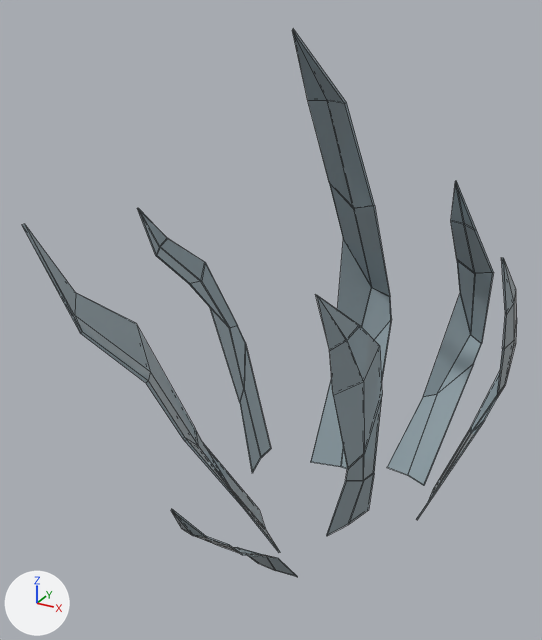
One commit to the FBX model Assets/Art/Models/Vegetables/Chard/Dry/Chard_Dry_1.fbx: the scene before it, then after it.
The view is the same before and after, from a 50 mm camera at (0.0216, -0.0421, 0.0357) aimed at (0.0007, -0.0042, 0.0167). The axes (+X, +Y, +Z) are drawn at lower left. The lights are the same throughout. Mesh edges are drawn as thin lines. Where no turn or scale is listed for an object, it has been applied to the vertices.

In view in the first picture: '1_Dry_Chard'.
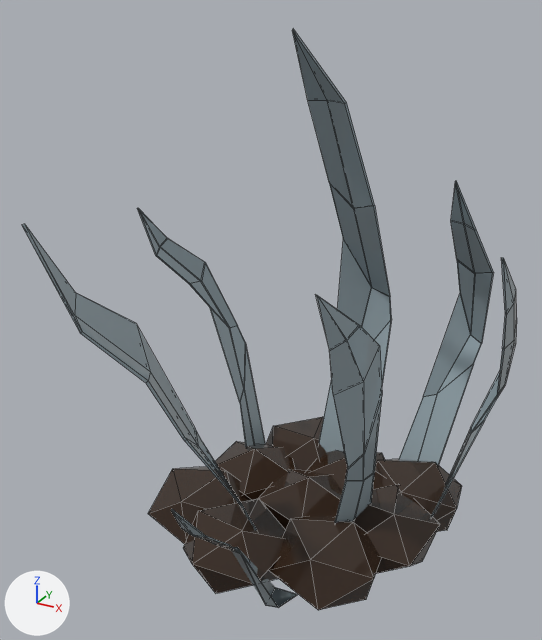
The newer file is also rescaled (x2.174), turned or shifted as a whole; pictures and numbers use the older file's frame.

Pixel boxes (x1, y1, x2, y2) of what changed, in the pictures (542 x 640 px; the box of a moved part takes in the faces that stretch with it):
'1_Dry_Chard', reshaped (6% taller): before (22, 29, 517, 577); after (22, 29, 517, 610)
part 1 of me_plane_048, added (brown): after (270, 516, 381, 610)
part 2 of me_plane_048, added: after (148, 466, 248, 544)
part 3 of me_plane_048, added: after (266, 417, 327, 470)
part 4 of me_plane_048, added: after (376, 459, 462, 532)
part 5 of me_plane_048, added: after (308, 450, 385, 491)
part 6 of me_plane_048, added: after (353, 485, 440, 573)
part 7 of me_plane_048, added: after (215, 441, 295, 500)
part 8 of me_plane_048, added: after (259, 469, 342, 530)
part 9 of me_plane_048, added: after (183, 498, 286, 593)
part 10 of me_plane_048, moved or reshaped: before (205, 320, 485, 577); after (215, 320, 485, 608)
part 11 of me_plane_048, moved or reshaped: before (327, 474, 374, 536); after (335, 474, 374, 523)

What changed in the scene script:
```text
Change me_plane_048:
    used by ob_1_dry_chard; location = (0.0, 0.0, 0.0)
    verts and faces of me_plane_048; kept vertices keep their numbers, new ones are numbered from 224
    before: 141 (0.0041, -0.002, -0.0004) at pixel (326, 535), 142 (0.0058, 0.0016, 0.0) at pixel (367, 510), 143 (0.0051, -0.0004, -0.0001) at pixel (347, 523), 157 (0.0042, -0.0021, -0.0004) at pixel (326, 536), 158 (0.0059, 0.0016, 0.0) at pixel (368, 510)
    before: 159 (0.0052, -0.0005, -0.0001) at pixel (348, 524)
    remove me_plane_048.from_pydata(...)  # 224 vertices, 224 faces; spans x -0.0098..0.0149, y -0.0191..0.0111, z -0.001..0.0338
    add me_plane_048.from_pydata(...)  # 332 vertices, 404 faces; spans x -0.0098..0.0149, y -0.0191..0.0111, z -0.0035..0.0338
    me_plane_048 part 1: a new loose piece, an icosphere of 20 faces spanning x 0.0012..0.009, y -0.0079..0.0001, z -0.0033..0.0019, in mat_base_color (picture img_paleta_png)
    me_plane_048 part 2: a new loose piece, an icosphere of 20 faces spanning x -0.0097..-0.002, y -0.007..0.0011, z -0.0033..0.0019, in mat_base_color (picture img_paleta_png)
    me_plane_048 part 3: a new loose piece, an icosphere of 20 faces spanning x -0.0058..0.0019, y 0.0031..0.011, z -0.0033..0.0019, in mat_base_color (picture img_paleta_png)
    me_plane_048 part 4: a new loose piece, an icosphere of 20 faces spanning x 0.004..0.0117, y 0.0019..0.0099, z -0.0033..0.0019, in mat_base_color (picture img_paleta_png)
    me_plane_048 part 5: a new loose piece, an icosphere of 20 faces spanning x -0.0008..0.0069, y 0.001..0.0084, z -0.0035..0.0022, in mat_base_color (picture img_paleta_png)
    me_plane_048 part 6: a new loose piece, an icosphere of 20 faces spanning x 0.0034..0.0111, y -0.003..0.0049, z -0.0033..0.0019, in mat_base_color (picture img_paleta_png)
    me_plane_048 part 7: a new loose piece, an icosphere of 20 faces spanning x -0.0079..-0.0002, y -0.0018..0.0055, z -0.0035..0.0022, in mat_base_color (picture img_paleta_png)
    me_plane_048 part 8: a new loose piece, an icosphere of 20 faces spanning x -0.0024..0.0053, y -0.0033..0.0041, z -0.0035..0.0022, in mat_base_color (picture img_paleta_png)
    me_plane_048 part 9: a new loose piece, an icosphere of 20 faces spanning x -0.005..0.0027, y -0.0097..-0.0017, z -0.0033..0.0019, in mat_base_color (picture img_paleta_png)
    me_plane_048 part 10
    8 vertices in x 0.0071..0.0097, y 0.0039..0.0068, z 0.0004 move by (0.0, 0.0, -0.0029)
    6 vertices in x -0.0046..-0.0006, y 0.0036..0.0053, z 0.0001 move by (0.0, 0.0, -0.0026)
    4 vertices in x 0.0042..0.0095, y 0.002..0.0053, z 0.0002 move by (0.0, 0.0, -0.0027)
    4 vertices in x 0.0019..0.0052, y 0.0054..0.0072, z 0.0003 move by (0.0, 0.0, -0.0028)
    4 vertices in x 0.0023..0.004, y -0.0065..-0.0063, z -0.0009 move by (0.0, 0.0, -0.0016)
    14 vertices move from x -0.0042..0.0034, y -0.0082..0.0017, z -0.001..0.0018 to x -0.0042..0.0034, y -0.0082..0.0017, z -0.0025
    me_plane_048 part 11
    add verts[141] = (0.0041, -0.002, -0.0025)  # moved
    add verts[157] = (0.0042, -0.0021, -0.0025)  # moved
    add verts[142] = (0.0058, 0.0016, -0.0025)  # moved
    add verts[158] = (0.0059, 0.0016, -0.0025)  # moved
    add verts[143] = (0.0051, -0.0004, -0.0025)  # moved
    add verts[159] = (0.0052, -0.0005, -0.0025)  # moved
```
